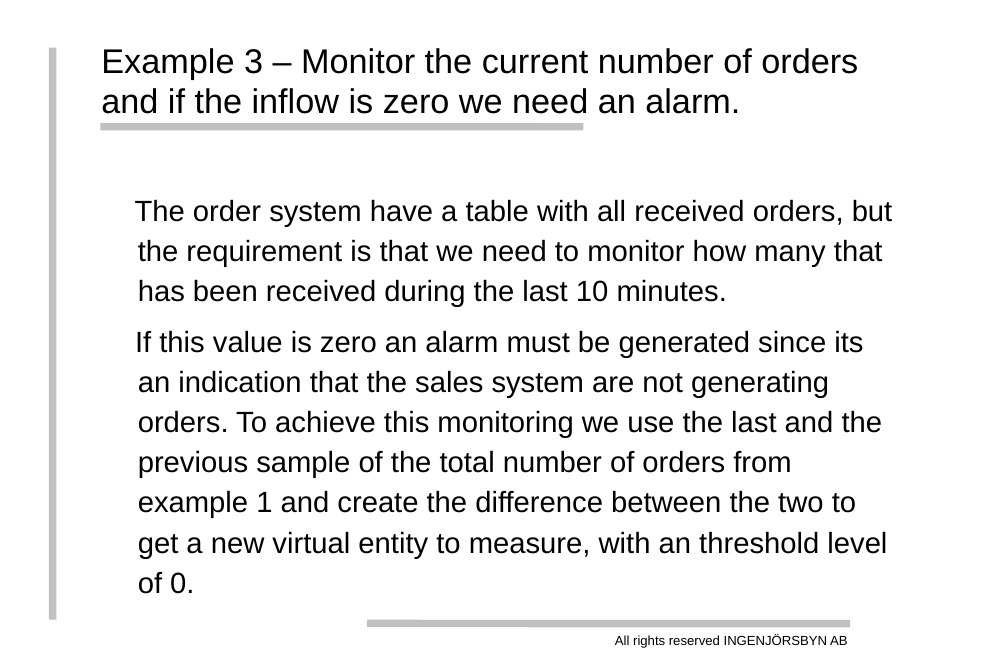
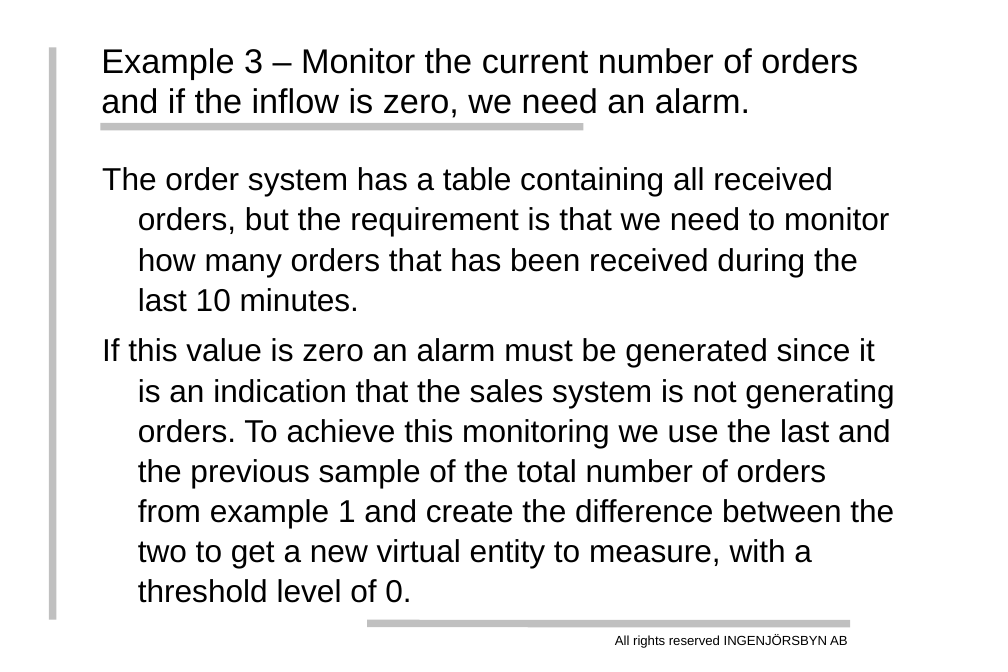
Before and after one commit to thenodon/bischeck, a slide deck: slide 10 of doc/bischeck.ppt. Drawn at 1008x672 pixels with LibreOffice and Linux fonts; fonts in the diff are those of the drawing; background and template pictures are left out. Boxes give left, top, right and bottom in pixels: in the first picture for what was removed or moved away, otherwise in the second. Text is boxed around its words. In the diff, an @@ line names an element or a change of style, - is before the commit and + after.

```diff
--- a/doc/bischeck.ppt
+++ b/doc/bischeck.ppt
@@ title at [101, 48, 858, 118]: text changed @@
-Example 3 – Monitor the current number of orders and if the inflow is zero we need an alarm.
+Example 3 – Monitor the current number of orders and if the inflow is zero, we need an alarm.
@@ text at [102, 167, 894, 603]: text changed; size 22.2 to 24 pt @@
-The order system have a table with all received orders, but the requirement is that we need to monitor how many that has been received during the last 10 minutes.
-If this value is zero an alarm must be generated since its an indication that the sales system are not generating orders. To achieve this monitoring we use the last and the previous sample of the total number of orders from example 1 and create the difference between the two to get a new virtual entity to measure, with an threshold level of 0.
+The order system has a table containing all received orders, but the requirement is that we need to monitor how many orders that has been received during the last 10 minutes.
+If this value is zero an alarm must be generated since it is an indication that the sales system is not generating orders. To achieve this monitoring we use the last and the previous sample of the total number of orders from example 1 and create the difference between the two to get a new virtual entity to measure, with a threshold level of 0.
```
Also in this commit, not shown: 20 other slides changed, 1 slide added, 1 slide removed, 1 other file.
